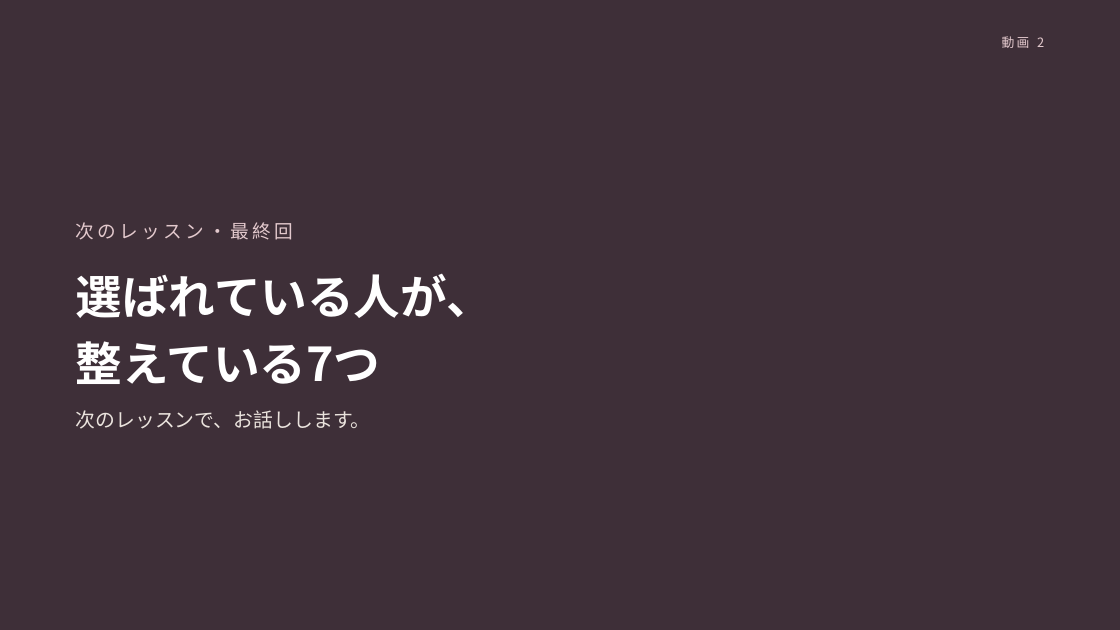
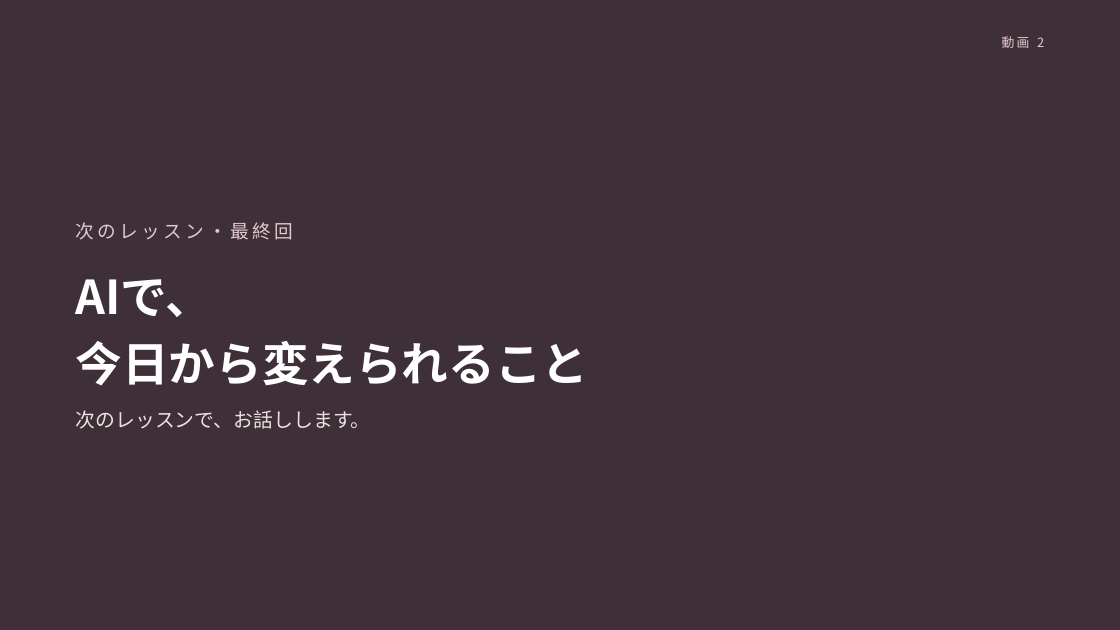
Before and after one commit to fashio17/potential-lamp, a slide deck: slide 15 of fashion-7steps-front/無料ミニ講座スライド_3本版.pptx. Drawn at 1120x630 pixels with LibreOffice and Linux fonts; fonts in the diff are those of the drawing. Boxes give left, top, right and bottom in pixels: in the first picture for what was removed or moved away, otherwise in the second. Text is boxed around its words. In the diff, an @@ line names an element or a change of style, - is before the commit and + after.

```diff
--- a/fashion-7steps-front/無料ミニ講座スライド_3本版.pptx
+++ b/fashion-7steps-front/無料ミニ講座スライド_3本版.pptx
@@ text at (76,279,589,386): text changed @@
-選ばれている人が、
-整えている7つ
+AIで、
+今日から変えられること
```
Also in this commit, not shown: 4 other slides changed, 5 slides added, 1 slide removed, 5 other files.
